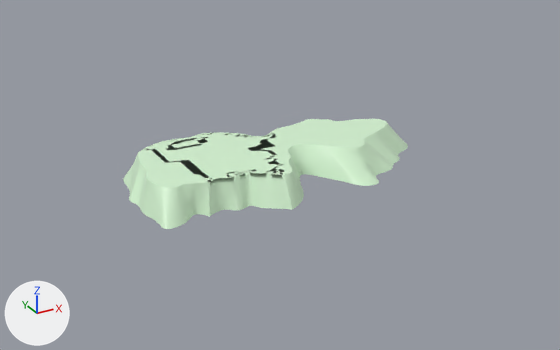
The FBX model public/model3D/mountain.fbx as it was, and as the next commit left it.
Before and after are seen from a 50 mm lens placed at (-0.0427, -0.0786, 0.0412), pointed at (-0.0011, -0.0029, 0.0034). Lighting does not change. The marker at lower left points along +X, +Y and +Z. Where no turn or scale is listed for an object, it has been applied to the vertices.

The first picture shows '物件_7'.
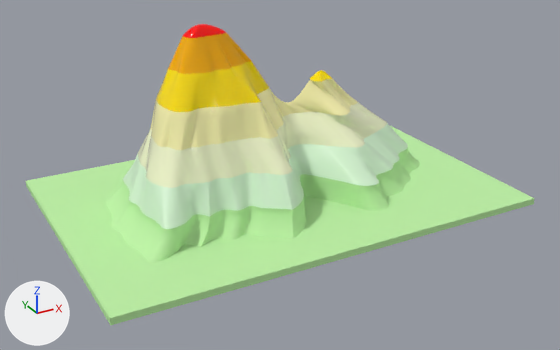
What the commit changed:
Material '材質_3' (mat_材質_3) is new.
Its base color is (0.98, 0.98, 0.98) (white #fdfdfd).
Its metallic is 1.0.
Its roughness is 0.553.
Material '油漆 (1)' (mat_油漆__1) is new.
Its base color is (1.0, 0.945, 0.459) (beige #fff9b4).
Its roughness is 0.0.
Material '油漆' (mat_油漆) is new.
Its base color is (0.91, 0.961, 0.631) (green #f5fbd0).
Its roughness is 0.0.
Material '塑膠' (mat_塑膠) is new.
Its base color is (0.514, 0.882, 0.38) (green #bef1a6).
Its roughness is 0.828.
Material '塑膠 (4)' (mat_塑膠__4) is new.
Its base color is (1.0, 0.0, 0.0) (red #ff0000).
Its roughness is 0.078.
Material '塑膠 (3)' (mat_塑膠__3) is new.
Its base color is (1.0, 0.455, 0.0) (yellow #ffb400).
Its roughness is 0.078.
Material '塑膠 (2)' (mat_塑膠__2) is new.
Its base color is (1.0, 0.749, 0.0) (yellow #ffe000).
Its roughness is 0.078.
Mesh me_物件_10 is new.
It has 320 vertices, 424 faces and spans x -0.016..0.0119, y -0.0064..0.0064, z 0.0098.
It uses material mat_材質_3 (white #fdfdfd).
Mesh me_物件_9 is new.
It has 959 vertices, 823 faces and spans x -0.016..0.0119, y -0.0064..0.0003, z 0.0098..0.0137.
It uses material mat_油漆__1 (beige #fff9b4).
Mesh me_物件_8 is new.
It has 1890 vertices, 1512 faces and spans x -0.0176..0.0167, y -0.0088..0.0077, z 0.0062..0.0098.
It uses material mat_油漆 (green #f5fbd0).
Mesh me_物件_6 is new.
It has 190 vertices, 264 faces and spans x -0.0272..0.0267, y -0.0176..0.0181, z -0.0008..0.0.
It uses material mat_塑膠 (green #bef1a6).
Mesh me_物件_1 is new.
It has 1087 vertices, 1354 faces and spans x -0.01145..-0.00644, y -0.001..0.00124, z 0.02089..0.02203.
It uses material mat_塑膠__4 (red #ff0000).
Mesh me_物件_12 is new.
It has 966 vertices, 902 faces and spans x -0.0158..0.0119, y 0.0002..0.0064, z 0.0098..0.0137.
It uses material mat_油漆__1 (beige #fff9b4).
Mesh me_物件_2 is new.
It has 184 vertices, 249 faces and spans x -0.01477..-0.00087, y -0.00468..0.00473, z 0.01368.
It uses material mat_材質_3 (white #fdfdfd).
Mesh me_物件_16 is new.
It has 786 vertices, 669 faces and spans x -0.0131..-0.00334, y -0.0023..0.00235, z 0.01726..0.02089.
It uses material mat_塑膠__3 (yellow #ffb400).
Mesh me_物件_11 is new.
It has 638 vertices, 489 faces and spans x -0.01477..-0.00087, y -0.00467..0.00473, z 0.01368..0.01726.
It uses material mat_塑膠__2 (yellow #ffe000).
Mesh me_物件_15 is new.
It has 184 vertices, 152 faces and spans x 0.00486..0.00769, y -0.0011..0.00026, z 0.01368..0.01463.
It uses material mat_塑膠__2 (yellow #ffe000).
Mesh me_物件_5 is new.
It has 2160 vertices, 3479 faces and spans x -0.0219..0.0222, y -0.0125..0.0109, z -0.0003..0.0028.
It uses material mat_塑膠 (green #bef1a6).
Object '物件_10' (ob_物件_10) is new; it shows me_物件_10.
Its location is (0.0, 0.0, 0.0).
Object '物件_9' (ob_物件_9) is new; it shows me_物件_9.
Its location is (0.0, 0.0, 0.0).
Object '物件_8' (ob_物件_8) is new; it shows me_物件_8.
Its location is (0.0, 0.0, 0.0).
Object '物件_6' (ob_物件_6) is new; it shows me_物件_6.
Its location is (0.0, 0.0, 0.0).
Object '物件_1' (ob_物件_1) is new; it shows me_物件_1.
Its location is (0.0, 0.0, 0.0).
Object '物件_12' (ob_物件_12) is new; it shows me_物件_12.
Its location is (0.0, 0.0, 0.0).
Object '物件_2' (ob_物件_2) is new; it shows me_物件_2.
Its location is (0.0, 0.0, 0.0).
Object '物件_16' (ob_物件_16) is new; it shows me_物件_16.
Its location is (0.0, 0.0, 0.0).
Object '物件_11' (ob_物件_11) is new; it shows me_物件_11.
Its location is (0.0, 0.0, 0.0).
Object '物件_15' (ob_物件_15) is new; it shows me_物件_15.
Its location is (0.0, 0.0, 0.0).
Object '物件_5' (ob_物件_5) is new; it shows me_物件_5.
Its location is (0.0, 0.0, 0.0).

Location of each change, (x1, y1, x2, y2) in pixels of the pictures (560 x 350 px):
'物件_6', added (green): after (26, 126, 535, 326)
'物件_5', added (green): after (106, 147, 420, 262)
'物件_8', added (green): after (138, 102, 387, 188)
'物件_9', added (beige): after (152, 78, 358, 150)
'物件_11', added (yellow): after (156, 61, 269, 112)
'物件_16', added: after (168, 33, 251, 74)
'物件_1', added: after (183, 24, 226, 38)
'物件_15', added: after (310, 70, 332, 81)
'物件_12', added: after (150, 100, 159, 137)
